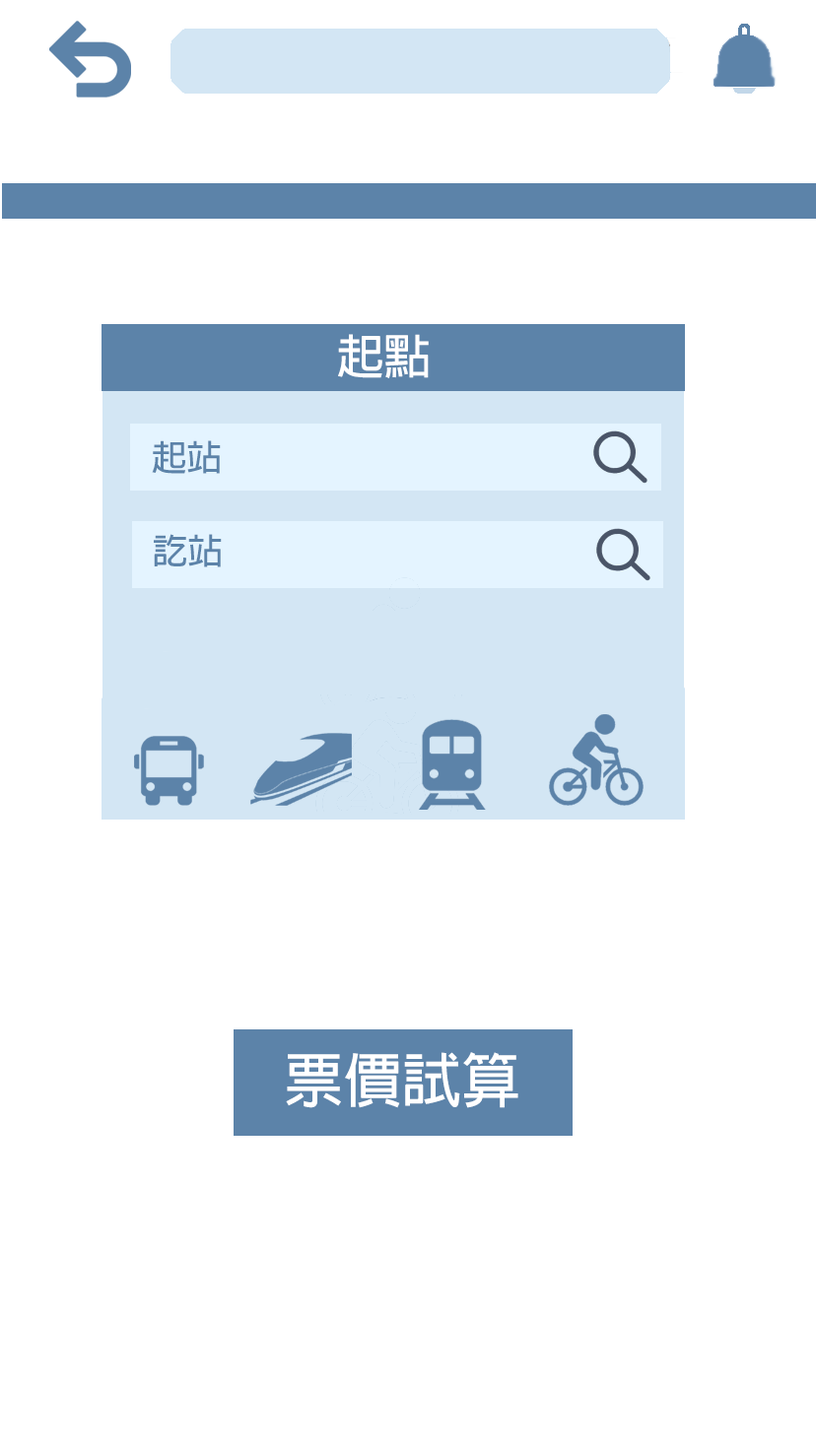
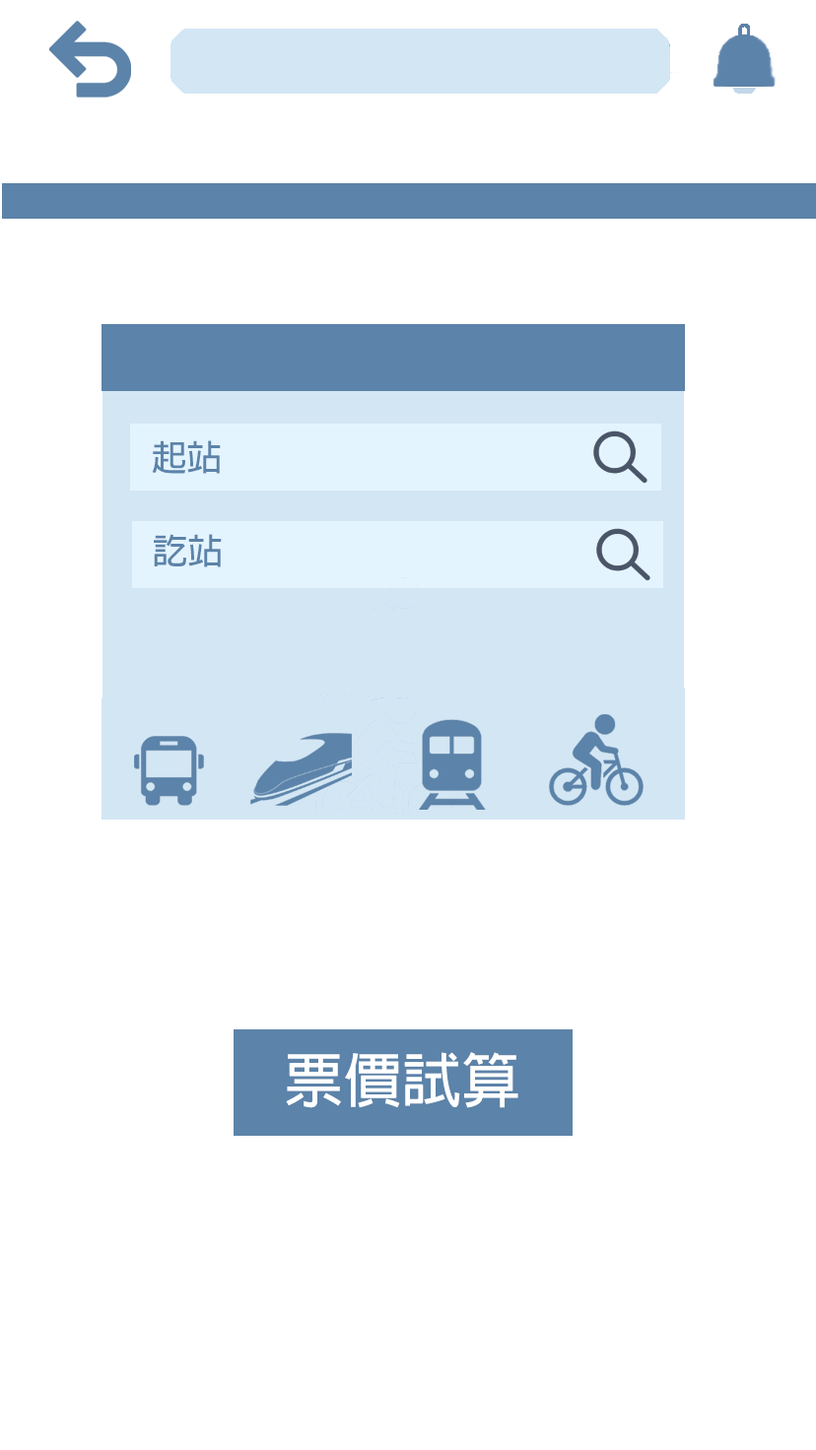
Layered file, before and after one edit (816 × 1450). Changes by layer:
hid "起點" over [337, 333, 429, 379]
hid "圖層 7" over [337, 333, 429, 379]
